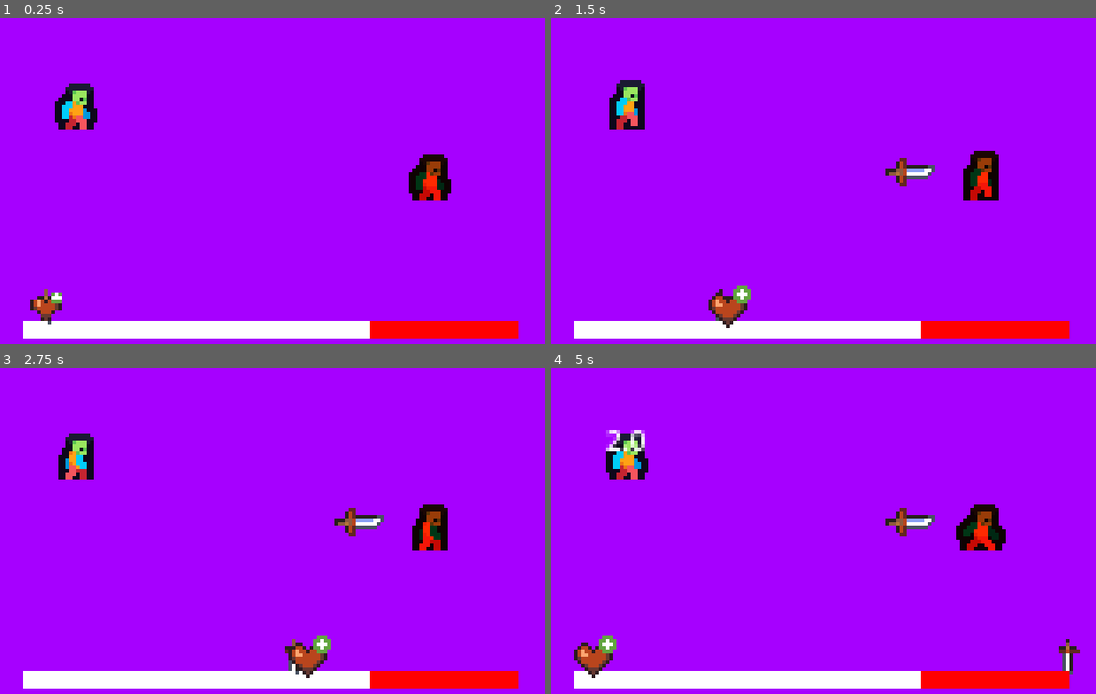
Above: before the commit, frames 1-4 (two rows, left to right).
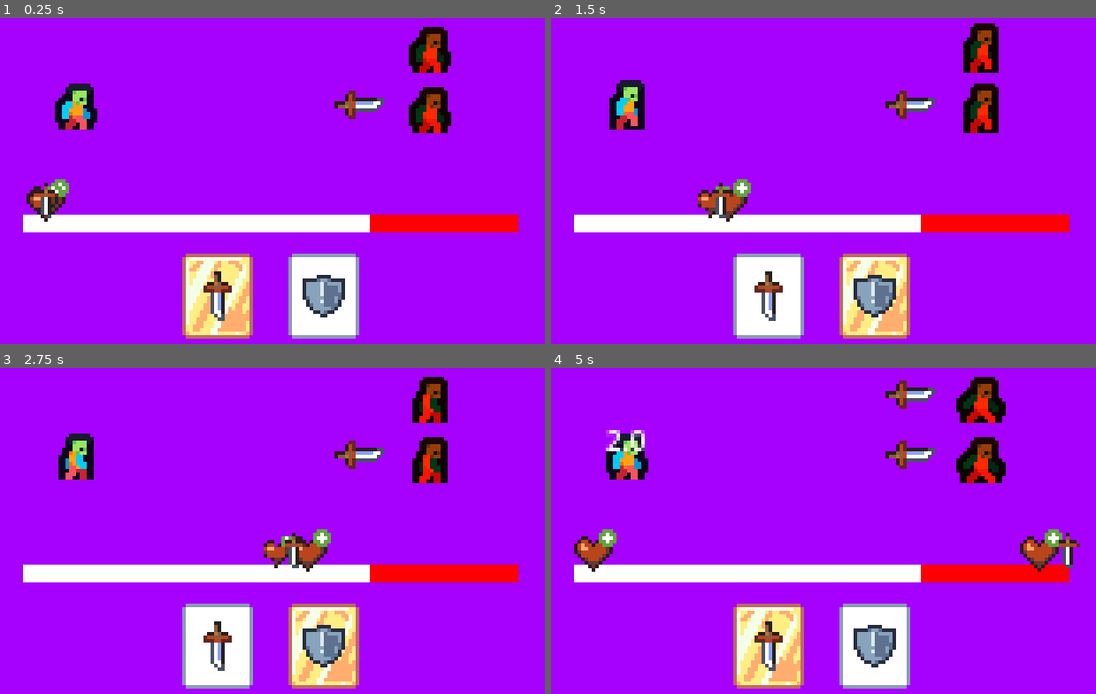
Above: after the commit, the same moments.

Repository: JohnathanRH/GBJAM
Game: Godot game, scene res://screens/main_game.tscn
The game is run twice, just before and just after one commit, with the same random seed, the same clock (stepped at 60 frames per second) and the same inputs.
Inputs:
- Up to frame 1 (0.25 s): no input
- Up to frame 2 (1.5 s): tap Enter (A, bound only after the commit) at 0.5, 1.35 s; hold D (pad_right, bound only after the commit) 0.53-1.28 s; hold Enter (A, bound only after the commit) 0.53-1.28 s; hold S (pad_down) from 1.28 s (still down)
- Up to frame 3 (2.75 s): release S (pad_down) at 2.03 s; hold D (pad_right, bound only after the commit) from 2.03 s (still down); hold Enter (A, bound only after the commit) from 2.03 s (still down)
- Up to frame 4 (5 s): release D (pad_right, bound only after the commit) at 2.78 s; release Enter (A, bound only after the commit) at 2.78 s; hold W (pad_up) 2.78-3.53 s; tap Enter (A, bound only after the commit) at 2.85, 4.35 s; hold Enter (A, bound only after the commit) 3.53-4.28 s; hold A (pad_left, bound only after the commit) from 3.53 s (still down)

The runs differ from the first frame. In frame 1, 19% of the frame differs, in the area x 4-96%, y 2-99%; in frame 2, 19%; in frame 3, 19%; in frame 4, 21%, in the area x 4-98%, y 2-99%.

Commit message:
Player card pick system

Diff:
--- a/wild-west/common/gauge_icon/gauge_icon.gd
+++ b/wild-west/common/gauge_icon/gauge_icon.gd
@@ -28,6 +28,7 @@
 	position = start_position
 
 func _on_entity_targeted(status: bool) -> void:
+	#print(status)
 	if status:
 		scale += Vector2(0.25, 0.25)
 	else:
--- /dev/null
+++ b/wild-west/entities/player/bullet_pick_control.gd
@@ -0,0 +1,29 @@
+extends Node
+
+@onready var player: Player = get_parent()
+@onready var container: BulletsContainer = get_tree().get_first_node_in_group("bullets_container")
+var pointer: float = 0:
+	set = set_pointer
+
+func _ready() -> void:
+	#var button: BulletButton = container.get_child(0)
+	player.selected_bullet = container.select(0)
+
+func _unhandled_input(event: InputEvent) -> void:
+	if event.is_action_pressed("pad_left"):
+		pointer -= 1
+		player.selected_bullet = container.select(pointer)
+
+	if event.is_action_pressed("pad_right"):
+		pointer += 1
+		player.selected_bullet = container.select(pointer)
+
+	if event.is_action_pressed("A"):
+		pass
+
+func set_pointer(value: int) -> void:
+	#print(pointer, " ", container.get_child_count(), " ", pointer >= container.get_child_count())
+	if value < 0 or value >= container.get_child_count():
+		print("Warning: Tried to set targeting pointer to an out of bounds value ("+str(pointer)+")")
+	else:
+		pointer = value
--- /dev/null
+++ b/wild-west/entities/player/bullet_pick_control.tscn
@@ -0,0 +1,6 @@
+[gd_scene format=3 uid="uid://bxxpunf4e5xt5"]
+
+[ext_resource type="Script" uid="uid://np77u60qe53w" path="res://entities/player/bullet_pick_control.gd" id="1_jh0ss"]
+
+[node name="BulletPickControl" type="Node" unique_id=1128783688]
+script = ExtResource("1_jh0ss")
--- a/wild-west/entities/player/player_control.gd
+++ b/wild-west/entities/player/enemy_pick_control.gd
@@ -6,23 +6,27 @@
 	set = set_pointer
 
 func _ready() -> void:
+	player.bullet_selected.connect(target_enemies)
 	enemies.assign(get_tree().get_nodes_in_group("enemies"))
-
 
 func _unhandled_input(event: InputEvent) -> void:
 	if event.is_action_pressed("pad_up"):
 		pointer += 1
-		untarget_enemies()
-		player.selected_targets = target_enemies(player.selected_bullet.target_amount)
+		#untarget_enemies()
+		target_enemies()
 
 	if event.is_action_pressed("pad_down"):
 		pointer -= 1
-		untarget_enemies()
-		player.selected_targets = target_enemies(player.selected_bullet.target_amount)
+		#untarget_enemies()
+		target_enemies()
 
-func target_enemies(amount: int) -> Array[Enemy]:
+
+func target_enemies() -> void:
+	untarget_enemies()
+	var amount = player.selected_bullet.target_amount
 	var arr: Array[Enemy]
 	for i in amount:
+		#print("A")
 		if i == 0:
 			enemies[pointer].targeted.emit(true)
 			arr.push_back(enemies[pointer])
@@ -38,9 +42,10 @@
 				enemies[chooser].targeted.emit(true)
 				arr.push_back(enemies[chooser])
 	print(arr)
-	return arr
+	player.selected_targets = arr
 
 func untarget_enemies() -> void:
+	#print(player.selected_targets)
 	for enemy in player.selected_targets:
 		enemy.targeted.emit(false)
 
--- /dev/null
+++ b/wild-west/entities/player/enemy_pick_control.tscn
@@ -0,0 +1,6 @@
+[gd_scene format=3 uid="uid://dltujqffb3gm4"]
+
+[ext_resource type="Script" uid="uid://2wcfdb8vpcwo" path="res://entities/player/enemy_pick_control.gd" id="1_20qng"]
+
+[node name="EnemyPickControl" type="Node" unique_id=1905000433]
+script = ExtResource("1_20qng")
--- a/wild-west/entities/player/player.gd
+++ b/wild-west/entities/player/player.gd
@@ -2,18 +2,29 @@
 class_name Player
 
 @export var bullets: Array[BulletResource]
-var selected_bullet: BulletResource
+@export var bullet_container: HBoxContainer
+
+var selected_bullet: BulletResource:
+	set = set_selected_bullet
 var selected_targets: Array[Enemy]
 
-func _ready() -> void:
-	super._ready()
-	selected_bullet = bullets[0]
+signal bullet_selected
+#signal target_selected
+
+#func _ready() -> void:
+	#super._ready()
+	#selected_bullet = bullets[0]
 
 func fire_bullet() -> void:
-	for enemy in selected_targets:
-		if selected_bullet and enemy.vulnerable:
-			selected_bullet.fire(enemy)
+	pass
+	#for enemy in selected_targets:
+		#if selected_bullet and enemy.vulnerable:
+			#selected_bullet.fire(enemy)
 
+
+func set_selected_bullet(bullet: BulletResource) -> void:
+	selected_bullet = bullet
+	bullet_selected.emit()
 
 func death() -> void:
 	pass
--- a/wild-west/entities/player/player.tscn
+++ b/wild-west/entities/player/player.tscn
@@ -3,7 +3,8 @@
 [ext_resource type="Texture2D" uid="uid://gm4ycwjyvw54" path="res://assets/TESTONLY/2DPCT_Walk.png" id="1_abrql"]
 [ext_resource type="Script" uid="uid://bd86081xkxcfn" path="res://entities/player/player.gd" id="2_abrql"]
 [ext_resource type="Resource" uid="uid://bp4b74uqyp4qa" path="res://entities/player/player.tres" id="3_sglur"]
-[ext_resource type="PackedScene" uid="uid://dltujqffb3gm4" path="res://entities/player/player_control.tscn" id="4_bls4j"]
+[ext_resource type="PackedScene" uid="uid://dltujqffb3gm4" path="res://entities/player/enemy_pick_control.tscn" id="4_bls4j"]
+[ext_resource type="PackedScene" uid="uid://bxxpunf4e5xt5" path="res://entities/player/bullet_pick_control.tscn" id="5_fkugw"]
 
 [sub_resource type="AtlasTexture" id="AtlasTexture_sglur"]
 atlas = ExtResource("1_abrql")
@@ -75,4 +76,6 @@
 script = ExtResource("2_abrql")
 entity_resource = ExtResource("3_sglur")
 
-[node name="PlayerControl" parent="." unique_id=1905000433 instance=ExtResource("4_bls4j")]
+[node name="EnemyPickControl" parent="." unique_id=1905000433 instance=ExtResource("4_bls4j")]
+
+[node name="BulletPickControl" parent="." unique_id=1582646411 instance=ExtResource("5_fkugw")]
--- a/wild-west/entities/player/player_control.tscn
+++ /dev/null
@@ -1,6 +0,0 @@
-[gd_scene format=3 uid="uid://dltujqffb3gm4"]
-
-[ext_resource type="Script" uid="uid://2wcfdb8vpcwo" path="res://entities/player/player_control.gd" id="1_pgoio"]
-
-[node name="PlayerControl" type="Node" unique_id=1905000433]
-script = ExtResource("1_pgoio")
--- a/wild-west/project.godot
+++ b/wild-west/project.godot
@@ -34,16 +34,19 @@
 entities=""
 player=""
 enemies=""
+bullets_container=""
 
 [input]
 
 pad_left={
 "deadzone": 0.2,
-"events": []
+"events": [Object(InputEventKey,"resource_local_to_scene":false,"resource_name":"","device":-1,"window_id":0,"alt_pressed":false,"shift_pressed":false,"ctrl_pressed":false,"meta_pressed":false,"pressed":false,"keycode":0,"physical_keycode":65,"key_label":0,"unicode":97,"location":0,"echo":false,"script":null)
+]
 }
 pad_right={
 "deadzone": 0.2,
-"events": []
+"events": [Object(InputEventKey,"resource_local_to_scene":false,"resource_name":"","device":-1,"window_id":0,"alt_pressed":false,"shift_pressed":false,"ctrl_pressed":false,"meta_pressed":false,"pressed":false,"keycode":0,"physical_keycode":68,"key_label":0,"unicode":100,"location":0,"echo":false,"script":null)
+]
 }
 pad_up={
 "deadzone": 0.2,
@@ -53,6 +56,11 @@
 pad_down={
 "deadzone": 0.2,
 "events": [Object(InputEventKey,"resource_local_to_scene":false,"resource_name":"","device":-1,"window_id":0,"alt_press …(192 unchanged characters)…
+]
+}
+A={
+"deadzone": 0.2,
+"events": [Object(InputEventKey,"resource_local_to_scene":false,"resource_name":"","device":-1,"window_id":0,"alt_pressed":false,"shift_pressed":false,"ctrl_pressed":false,"meta_pressed":false,"pressed":false,"keycode":0,"physical_keycode":4194309,"key_label":0,"unicode":0,"location":0,"echo":false,"script":null)
 ]
 }
 
--- /dev/null
+++ b/wild-west/props/bullet_button/bullet_button.gd
@@ -0,0 +1,17 @@
+extends TextureRect
+class_name BulletButton
+
+@export var normal_texture: CompressedTexture2D
+@export var selected_texture: CompressedTexture2D
+
+
+var bullet: BulletResource
+
+func selected() -> void:
+	texture = selected_texture
+
+func unselected() -> void:
+	texture = normal_texture
+
+func set_icon(texture: CompressedTexture2D) -> void:
+	$Icon.texture = texture
--- /dev/null
+++ b/wild-west/props/bullet_button/bullet_button.tscn
@@ -0,0 +1,18 @@
+[gd_scene format=3 uid="uid://b3jlfwb1oib8"]
+
+[ext_resource type="Texture2D" uid="uid://dm6lh7awl1287" path="res://assets/TESTONLY/CardFront.png" id="1_2mhw3"]
+[ext_resource type="Texture2D" uid="uid://bd1vs87lppvxo" path="res://assets/TESTONLY/CardFrontSpecial.png" id="2_p3iig"]
+[ext_resource type="Texture2D" uid="uid://c4nquys7l0ukl" path="res://assets/TESTONLY/symbol_slash.png" id="3_0mqbl"]
+[ext_resource type="Script" uid="uid://d1ch8eyqm7m45" path="res://props/bullet_button/bullet_button.gd" id="3_p3iig"]
+
+[node name="BulletButton" type="TextureRect" unique_id=455959849]
+offset_right = 20.0
+offset_bottom = 24.0
+texture = ExtResource("1_2mhw3")
+script = ExtResource("3_p3iig")
+normal_texture = ExtResource("1_2mhw3")
+selected_texture = ExtResource("2_p3iig")
+
+[node name="Icon" type="Sprite2D" parent="." unique_id=78766978]
+position = Vector2(10, 12)
+texture = ExtResource("3_0mqbl")
--- /dev/null
+++ b/wild-west/props/bullet_container/bullets_container.gd
@@ -0,0 +1,22 @@
+extends HBoxContainer
+class_name BulletsContainer
+
+var button_scn = preload("res://props/bullet_button/bullet_button.tscn")
+@onready var player: Player = get_tree().get_first_node_in_group("player")
+var selected_button: BulletButton
+
+func _ready() -> void:
+	for bullet in player.bullets:
+		var button: BulletButton = button_scn.instantiate()
+		button.bullet = bullet
+		button.set_icon(bullet.icon)
+		add_child(button)
+
+func select(index: int) -> BulletResource:
+	if selected_button:
+		selected_button.unselected()
+
+	selected_button = get_child(index)
+	selected_button.selected()
+	#print(selected_button.bullet)
+	return selected_button.bullet
--- /dev/null
+++ b/wild-west/props/bullet_container/bullets_container.tscn
@@ -0,0 +1,8 @@
+[gd_scene format=3 uid="uid://cqqof33xxdhtc"]
+
+[ext_resource type="Script" uid="uid://b74cd5doip8w4" path="res://props/bullet_container/bullets_container.gd" id="1_5kw6b"]
+
+[node name="BulletsContainer" type="HBoxContainer" unique_id=1487478112 groups=["bullets_container"]]
+offset_right = 40.0
+offset_bottom = 40.0
+script = ExtResource("1_5kw6b")
--- a/wild-west/props/bullets/damage_bullet/45magnum.tres
+++ b/wild-west/props/bullets/damage_bullet/45magnum.tres
@@ -1,8 +1,10 @@
 [gd_resource type="Resource" script_class="DamageBullet" format=3 uid="uid://cl17as3rpqntr"]
 
+[ext_resource type="Texture2D" uid="uid://ddn28wfqkanms" path="res://assets/TESTONLY/symbol_shield.png" id="1_kq41l"]
 [ext_resource type="Script" uid="uid://11p4xq0oh645" path="res://props/bullets/damage_bullet/damage_bullet.gd" id="1_qcfd5"]
 
 [resource]
 script = ExtResource("1_qcfd5")
+icon = ExtResource("1_kq41l")
 potency = 3.0
 metadata/_custom_type_script = "uid://11p4xq0oh645"
--- a/wild-west/props/bullets/damage_bullet/9mm.tres
+++ b/wild-west/props/bullets/damage_bullet/9mm.tres
@@ -1,8 +1,11 @@
 [gd_resource type="Resource" script_class="DamageBullet" format=3 uid="uid://cvjc7kff05eej"]
 
 [ext_resource type="Script" uid="uid://11p4xq0oh645" path="res://props/bullets/damage_bullet/damage_bullet.gd" id="1_8nt1r"]
+[ext_resource type="Texture2D" uid="uid://c4nquys7l0ukl" path="res://assets/TESTONLY/symbol_slash.png" id="1_s31s8"]
 
 [resource]
 script = ExtResource("1_8nt1r")
+icon = ExtResource("1_s31s8")
 potency = 6.0
+target_amount = 2
 metadata/_custom_type_script = "uid://11p4xq0oh645"
--- a/wild-west/screens/main_game.tscn
+++ b/wild-west/screens/main_game.tscn
@@ -4,10 +4,23 @@
 [ext_resource type="PackedScene" uid="uid://dl5grlf6nqrtr" path="res://common/gauge_bar/gauge_bar.tscn" id="2_hs5nc"]
 [ext_resource type="PackedScene" uid="uid://dnmrl758eac4u" path="res://entities/enemy/enemy.tscn" id="2_phyky"]
 [ext_resource type="Script" uid="uid://c0lodpuau3xw2" path="res://common/resources/bullet.gd" id="3_bq5v2"]
+[ext_resource type="Resource" uid="uid://cl17as3rpqntr" path="res://props/bullets/damage_bullet/45magnum.tres" id="4_cuh3k"]
 [ext_resource type="Resource" uid="uid://cvjc7kff05eej" path="res://props/bullets/damage_bullet/9mm.tres" id="4_eljhn"]
 [ext_resource type="Resource" uid="uid://v5wm3ypwcgt" path="res://entities/enemy/test_yeehaw.tres" id="5_otybl"]
+[ext_resource type="PackedScene" uid="uid://cqqof33xxdhtc" path="res://props/bullet_container/bullets_container.tscn" id="7_bq5v2"]
+[ext_resource type="Texture2D" uid="uid://cjcl2srddwsmg" path="res://assets/TESTONLY/symbol_heal.png" id="8_pys20"]
+[ext_resource type="PackedScene" uid="uid://82xv5ya3eubr" path="res://props/intents/damage/light_damage.tscn" id="9_q5ngc"]
+[ext_resource type="Script" uid="uid://dh7bfboklvbvo" path="res://common/resources/enemy.gd" id="10_auhgc"]
 
 [sub_resource type="PlaceholderTexture2D" id="PlaceholderTexture2D_s1fef"]
+
+[sub_resource type="Resource" id="Resource_7ms6v"]
+script = ExtResource("10_auhgc")
+intents = Array[PackedScene]([ExtResource("9_q5ngc")])
+hp = 10.0
+gauge_duration = 5.3
+gauge_icon = ExtResource("8_pys20")
+metadata/_custom_type_script = "uid://dh7bfboklvbvo"
 
 [node name="MainGame" type="Node2D" unique_id=808725349]
 
@@ -17,14 +30,26 @@
 scale = Vector2(162.5, 148.5)
 texture = SubResource("PlaceholderTexture2D_s1fef")
 
+[node name="BulletsContainer" parent="." unique_id=1487478112 instance=ExtResource("7_bq5v2")]
+offset_left = 12.0
+offset_top = 112.0
+offset_right = 152.0
+offset_bottom = 136.0
+theme_override_constants/separation = 10
+alignment = 1
+
+[node name="GaugeBar" parent="." unique_id=850369798 instance=ExtResource("2_hs5nc")]
+position = Vector2(12, 101)
+duration = 5.0
+
+[node name="Enemy" parent="." unique_id=465984190 instance=ExtResource("2_phyky")]
+position = Vector2(127.00001, 70)
+entity_resource = ExtResource("5_otybl")
+
+[node name="Enemy2" parent="." unique_id=787607369 instance=ExtResource("2_phyky")]
+position = Vector2(127.00001, 53)
+entity_resource = SubResource("Resource_7ms6v")
+
 [node name="Player" parent="." unique_id=1634526488 instance=ExtResource("1_hs5nc")]
 position = Vector2(27.000008, 69.000015)
-bullets = Array[ExtResource("3_bq5v2")]([ExtResource("4_eljhn")])
-
-[node name="Enemy" parent="." unique_id=465984190 instance=ExtResource("2_phyky")]
-position = Vector2(127.00001, 89)
-entity_resource = ExtResource("5_otybl")
-
-[node name="GaugeBar" parent="." unique_id=850369798 instance=ExtResource("2_hs5nc")]
-position = Vector2(12, 131)
-duration = 5.0
+bullets = Array[ExtResource("3_bq5v2")]([ExtResource("4_eljhn"), ExtResource("4_cuh3k")])
Binary file added: wild-west/assets/TESTONLY/CardFront.png
Not shown, added: wild-west/assets/TESTONLY/CardFront.png.import
Binary file added: wild-west/assets/TESTONLY/CardFrontSpecial.png
Not shown, added: wild-west/assets/TESTONLY/CardFrontSpecial.png.import
Not shown, added: wild-west/entities/player/bullet_pick_control.gd.uid
Renamed: wild-west/entities/player/player_control.gd.uid -> wild-west/entities/player/enemy_pick_control.gd.uid
Not shown, added: wild-west/props/bullet_button/bullet_button.gd.uid
Not shown, added: wild-west/props/bullet_container/bullets_container.gd.uid
